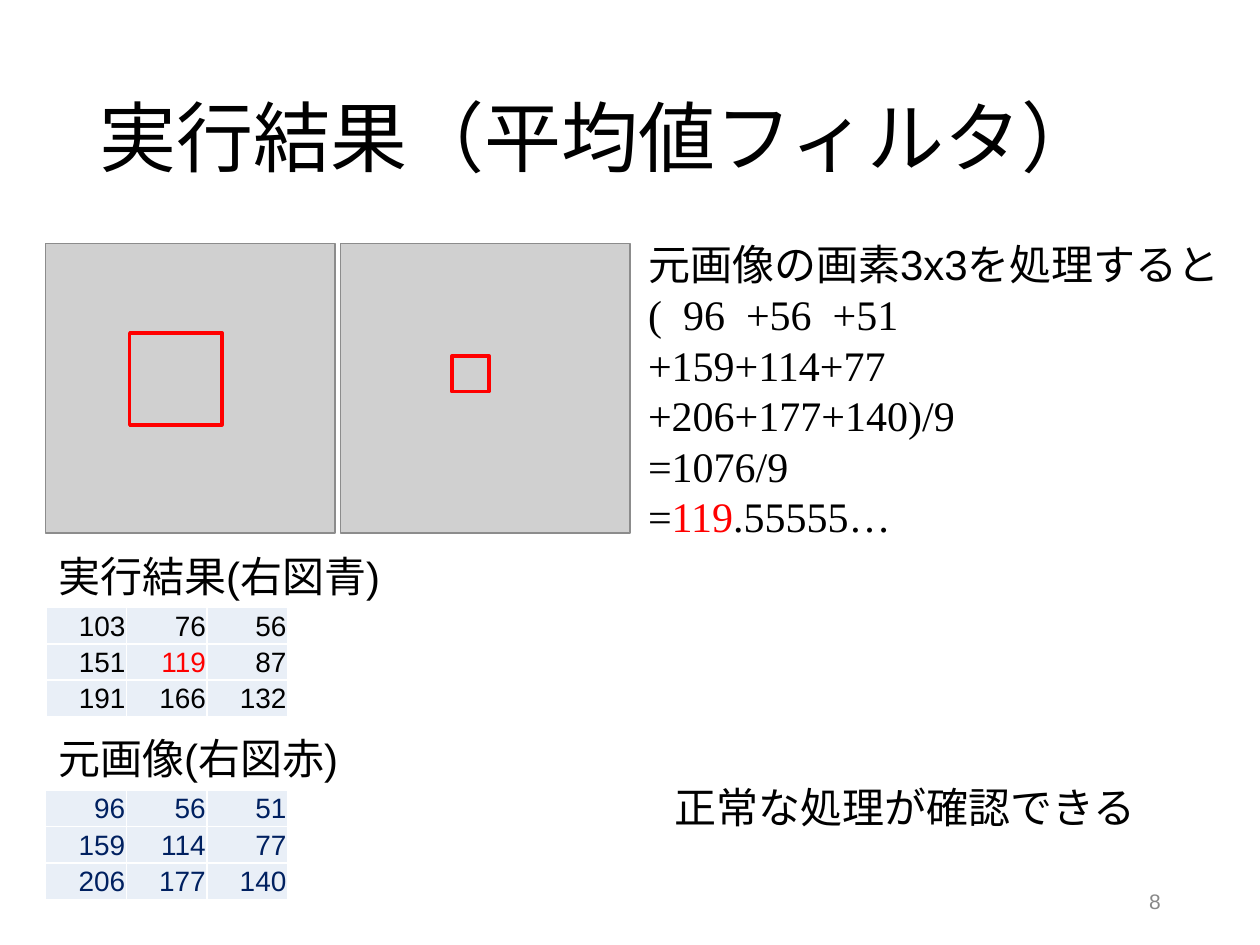
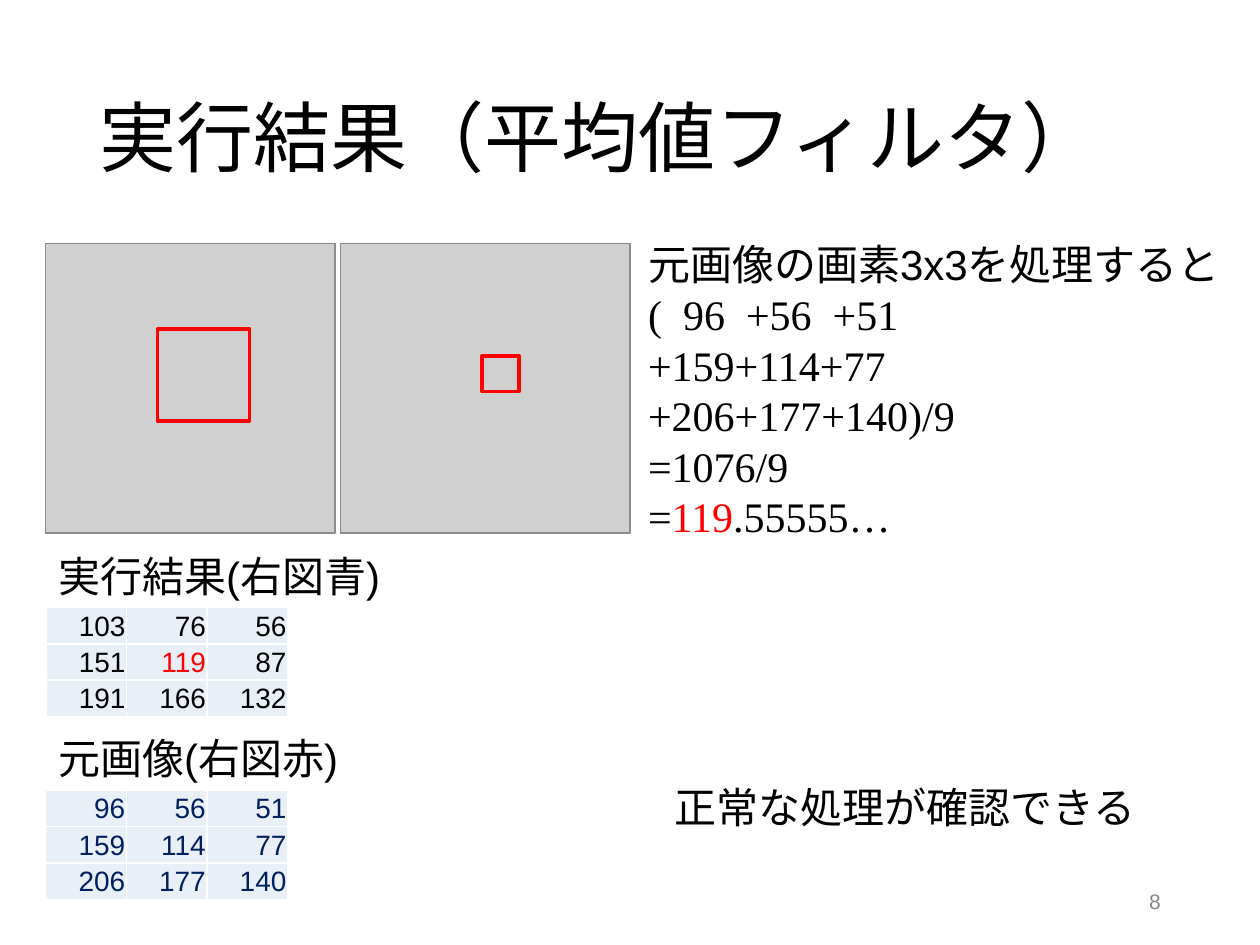
Before and after one commit to tamu0106/IN4_exp, a slide deck: slide 8 of exp_c/slide/exp_C_refine.pptx. Drawn at 1260x945 pixels with LibreOffice and Linux fonts; fonts in the diff are those of the drawing; grey boxes stand for pictures. Boxes give left, top, right and bottom in pixels: in the first picture for what was removed or moved away, otherwise in the second. Text is boxed around its words. In the diff, an @@ line names an element or a change of style, - is before the commit and + after.

```diff
--- a/exp_c/slide/exp_C_refine.pptx
+++ b/exp_c/slide/exp_C_refine.pptx
@@ rectangle: place and size @@
-rectangle at <box>130,333,222,425</box>
+rectangle at <box>158,329,249,421</box>
@@ rectangle: place and size @@
-rectangle at <box>452,357,490,392</box>
+rectangle at <box>481,357,519,392</box>
```
Also in this commit, not shown: 2 other slides changed, 1 slide added, 5 other files.
